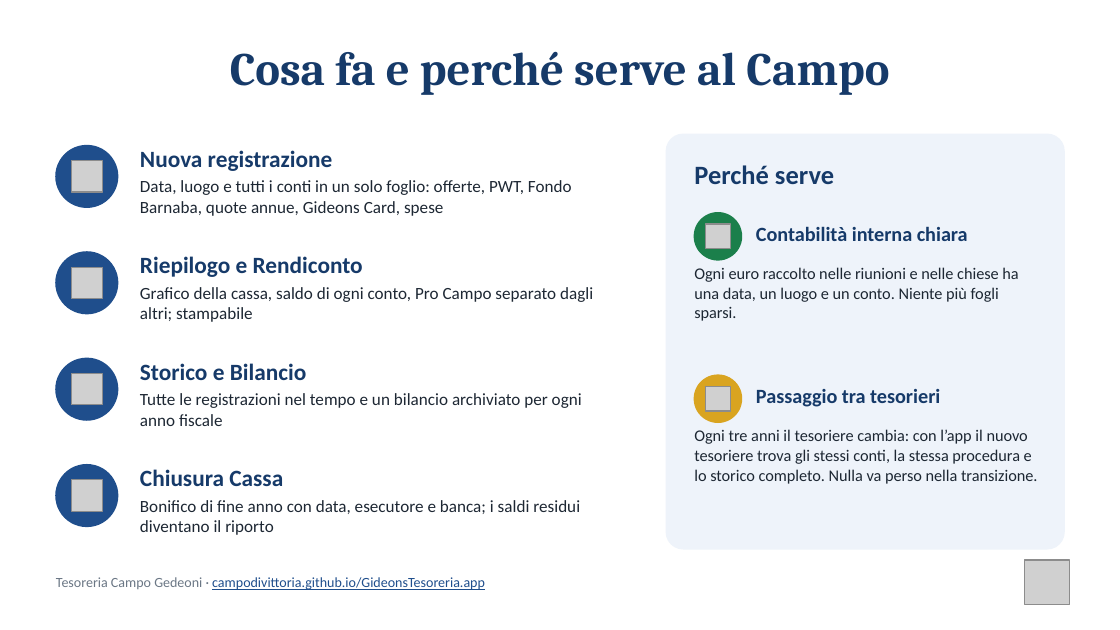
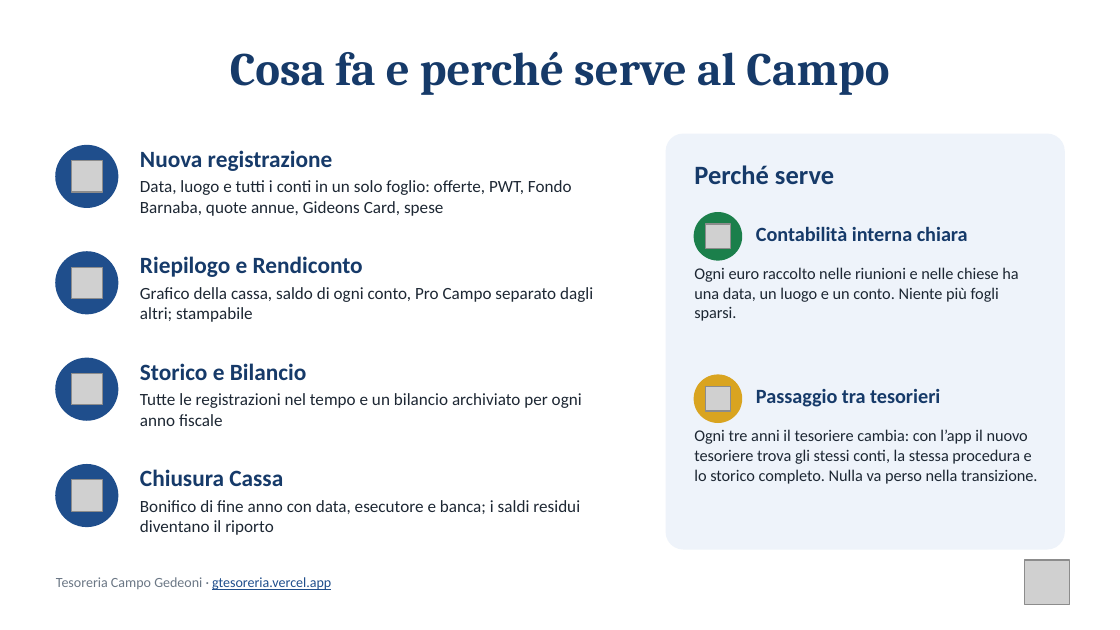
Before and after one commit to campodivittoria/GideonsTesoreria.app, a slide deck: slide 2 of presentazione/Tesoreria-Campo-Gedeoni.pptx. Drawn at 1120x630 pixels with LibreOffice and Linux fonts; fonts in the diff are those of the drawing; grey boxes stand for pictures. Boxes give left, top, right and bottom in pixels: in the first picture for what was removed or moved away, otherwise in the second. Text is boxed around its words. In the diff, an @@ line names an element or a change of style, - is before the commit and + after.

```diff
--- a/presentazione/Tesoreria-Campo-Gedeoni.pptx
+++ b/presentazione/Tesoreria-Campo-Gedeoni.pptx
@@ text at bbox=[56, 577, 331, 590]: text changed; text colour #1F4E8C to #6B7785 @@
-Tesoreria Campo Gedeoni · campodivittoria.github.io/GideonsTesoreria.app
+Tesoreria Campo Gedeoni · gtesoreria.vercel.app
```
Also in this commit, not shown: 1 other slide changed, 2 other files.
